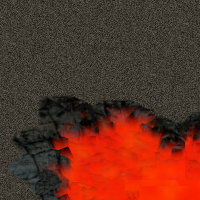
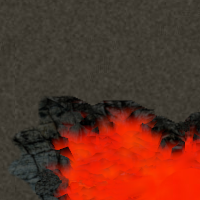
Layered file, before and after one edit (200x200). Changes by layer:
painted on "Pasted Layer" over [119, 151, 200, 200]
painted on "New Layer" over [0, 0, 200, 200]
